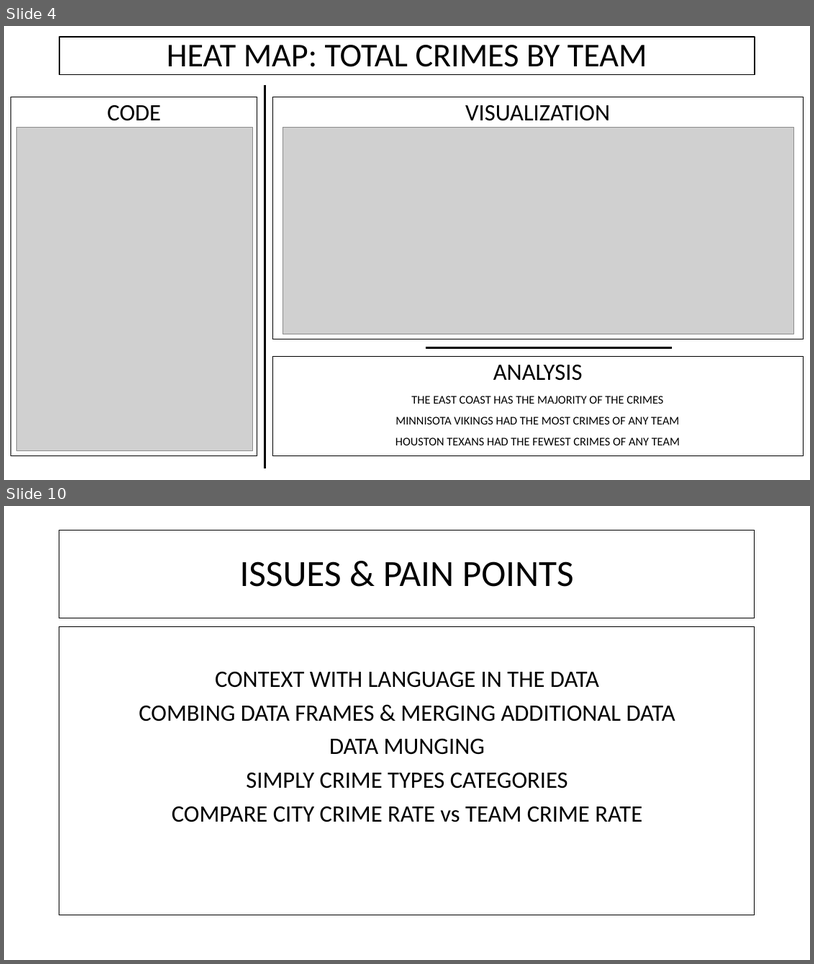
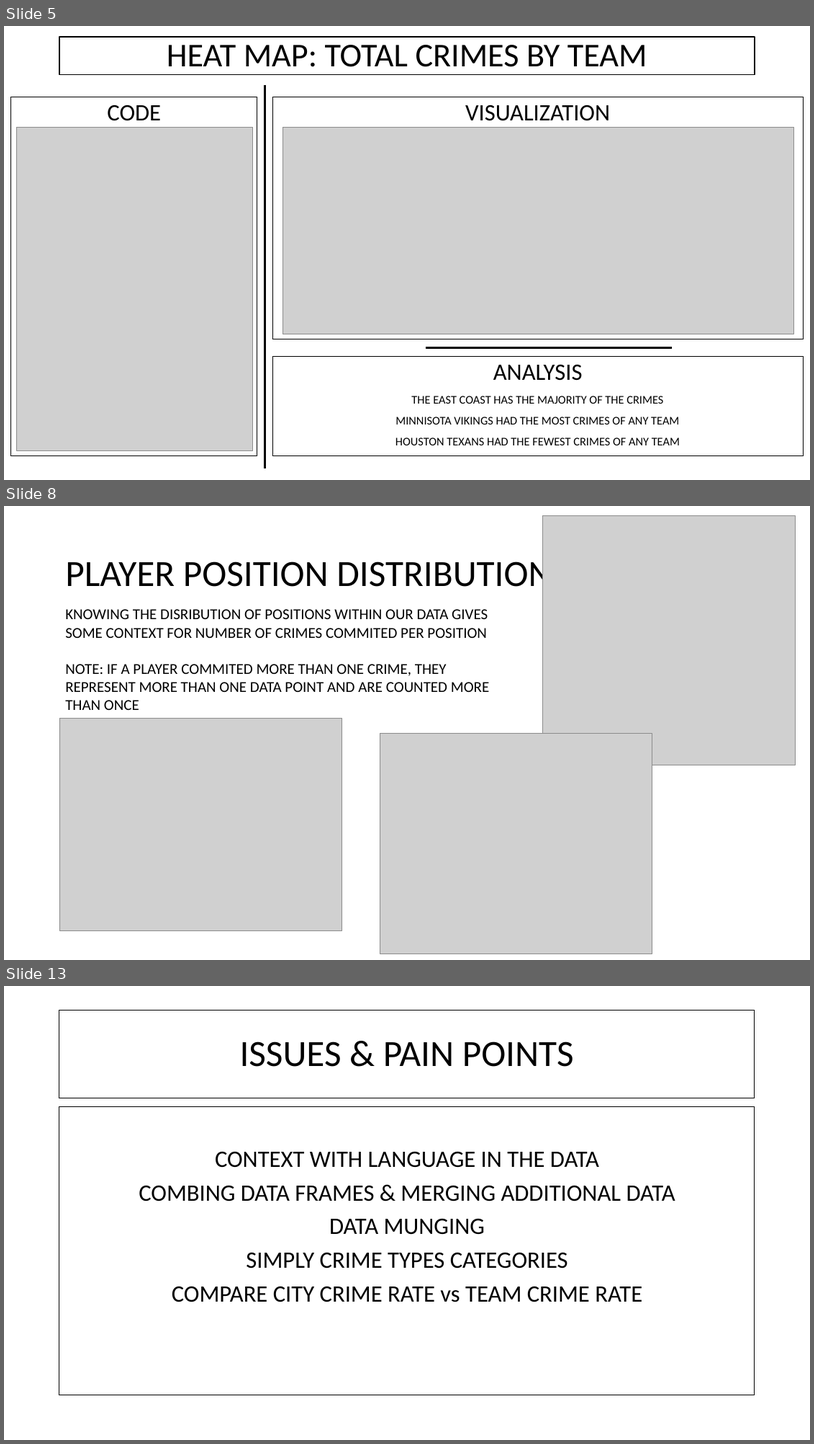
Before and after one commit to alecslaney/project2, a slide deck: CHADS_CODING/CRIME + NFL.pptx. Shown one above the other, each under a label of ours: slides 4 and 10 before the commit, slides 5, 8 and 13 after it; the slides between them are not shown. The pictures are 814x964 and 814x1444 pixels, drawn with LibreOffice and Linux fonts; fonts in the diff are those of the drawing; grey boxes stand for pictures. Boxes give left, top, right and bottom in pixels: in the first picture for what was removed or moved away, otherwise in the second. Text is boxed around its words. In the diff, an @@ line names an element or a change of style, - is before the commit and + after.

Commit message:
final power point

```diff
--- a/CHADS_CODING/CRIME + NFL.pptx
+++ b/CHADS_CODING/CRIME + NFL.pptx
@@ slide 8 added at bbox=[4, 506, 810, 960], background #FFFFFF @@
@@ picture added at bbox=[543, 515, 795, 765] @@
@@ title added at bbox=[65, 555, 552, 595], 44 pt, text #000000 @@
+PLAYER POSITION DISTRIBUTION
@@ text added at bbox=[65, 609, 489, 710], 18 pt, text #000000 @@
+KNOWING THE DISRIBUTION OF POSITIONS WITHIN OUR DATA GIVES SOME CONTEXT FOR NUMBER OF CRIMES COMMITED PER POSITION
+NOTE: IF A PLAYER COMMITED MORE THAN ONE CRIME, THEY REPRESENT MORE THAN ONE DATA POINT AND ARE COUNTED MORE THAN ONCE
@@ picture added at bbox=[59, 718, 342, 930] @@
@@ picture added at bbox=[381, 733, 653, 954] @@
@@ what was slide 4 is now slide 5 @@
@@ what was slide 10 is now slide 13 @@
```
Also in this commit, not shown: 2 slides changed, 8 other slides added, 5 slides removed.
